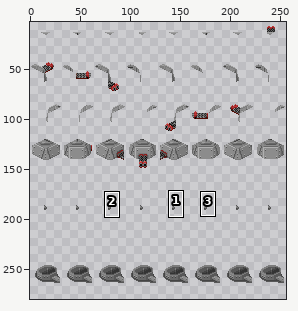
One commit to this sprite sheet: Resources/ORK/grey_small_ork_turret.png. The first picture is a wide view before the edit; the outline marks the close-up.
Close-up. Earlier state:
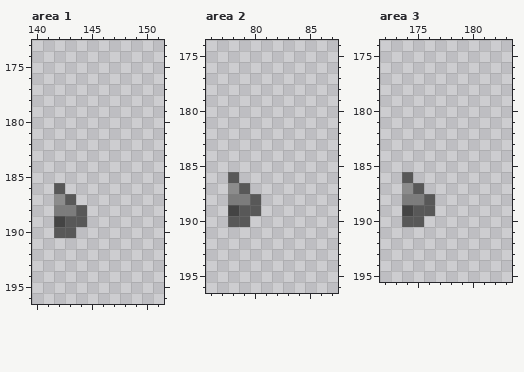
The file is 256x320 pixels. Shown: area 1: x 140..151, y 173..196; area 2: x 76..87, y 174..196; area 3: x 172..183, y 174..195. The wide view leaves out empty margins. The commit also changed other parts of the picture, which this record leaves out.
After:
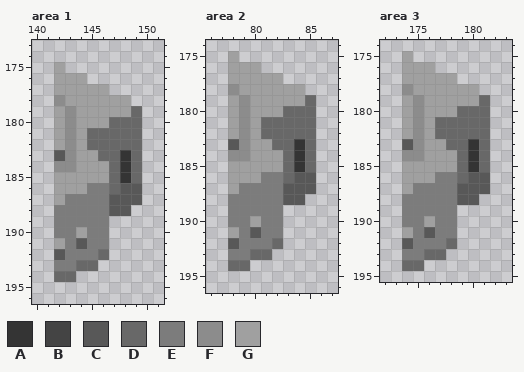
Palette (. is transparent): A #343434  B #444444  C #585858  D #686868  E #7c7c7c  F #8c8c8c  G #a0a0a0
Diff:
--- area 1
@@ x 140..151 @@
 174 ............
-175 ............
-176 ............
-177 ............
-178 ............
-179 ............
-180 ............
-181 ............
-182 ............
-183 ............
-184 ............
-185 ............
-186 ..C.........
-187 ..FC........
-188 ..EEC.......
-189 ..BCC.......
-190 ..CC........
-191 ............
-192 ............
-193 ............
-194 ............
+175 ..G.........
+176 ..GGG.......
+177 ..GGGGG.....
+178 ..FGGGGGG...
+179 ..GFGGGGGD..
+180 ..GFGGGDDD..
+181 ..GFGDDDDD..
+182 ..GFGDDDDD..
+183 ..CFGGDDAD..
+184 ..FFGGGDAD..
+185 ..GGGGGDAD..
+186 ..GGGEEDCC..
+187 ..GEEEECCC..
+188 ..EEEEECC...
+189 ..EEEEE.....
+190 ..EEGEE.....
+191 ..GECEE.....
+192 ..CEEED.....
+193 ..EEDD......
+194 ..DD........
 195 ............
--- area 2
@@ x 76..87 @@
 174 ............
-175 ............
-176 ............
-177 ............
-178 ............
-179 ............
-180 ............
-181 ............
-182 ............
-183 ............
-184 ............
-185 ............
-186 ..C.........
-187 ..FC........
-188 ..EEC.......
-189 ..BCC.......
-190 ..CC........
-191 ............
-192 ............
-193 ............
-194 ............
+175 ..G.........
+176 ..GGG.......
+177 ..GGGGG.....
+178 ..FGGGGGG...
+179 ..GFGGGGGD..
+180 ..GFGGGDDD..
+181 ..GFGDDDDD..
+182 ..GFGDDDDD..
+183 ..CFGGDDAD..
+184 ..FFGGGDAD..
+185 ..GGGGGDAD..
+186 ..GGGEEDCC..
+187 ..GEEEECCC..
+188 ..EEEEECC...
+189 ..EEEEE.....
+190 ..EEGEE.....
+191 ..GECEE.....
+192 ..CEEED.....
+193 ..EEDD......
+194 ..DD........
 195 ............
--- area 3
@@ x 172..183 @@
 174 ............
-175 ............
-176 ............
-177 ............
-178 ............
-179 ............
-180 ............
-181 ............
-182 ............
-183 ............
-184 ............
-185 ............
-186 ..C.........
-187 ..FC........
-188 ..EEC.......
-189 ..BCC.......
-190 ..CC........
-191 ............
-192 ............
-193 ............
-194 ............
+175 ..G.........
+176 ..GGG.......
+177 ..GGGGG.....
+178 ..FGGGGGG...
+179 ..GFGGGGGD..
+180 ..GFGGGDDD..
+181 ..GFGDDDDD..
+182 ..GFGDDDDD..
+183 ..CFGGDDAD..
+184 ..FFGGGDAD..
+185 ..GGGGGDAD..
+186 ..GGGEEDCC..
+187 ..GEEEECCC..
+188 ..EEEEECC...
+189 ..EEEEE.....
+190 ..EEGEE.....
+191 ..GECEE.....
+192 ..CEEED.....
+193 ..EEDD......
+194 ..DD........
 195 ............
Changed places in both close-ups, as pixel boxes (x1, y1, x2, y2):
changed: (54, 62, 142, 282)
changed: (228, 51, 316, 271)
changed: (402, 51, 490, 271)
